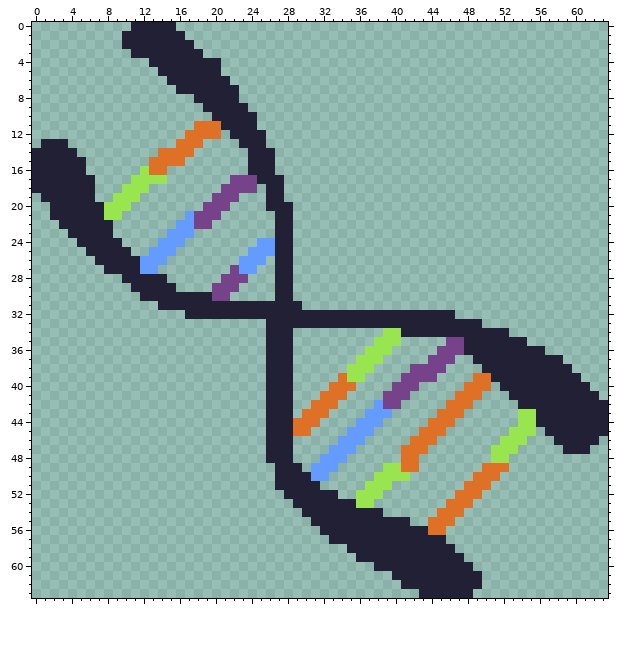
Two states of a pixel-art file, dna.aseprite. This is how it looked before the edit.
64x64 pixels, 1 frame.
The same view after the edit:
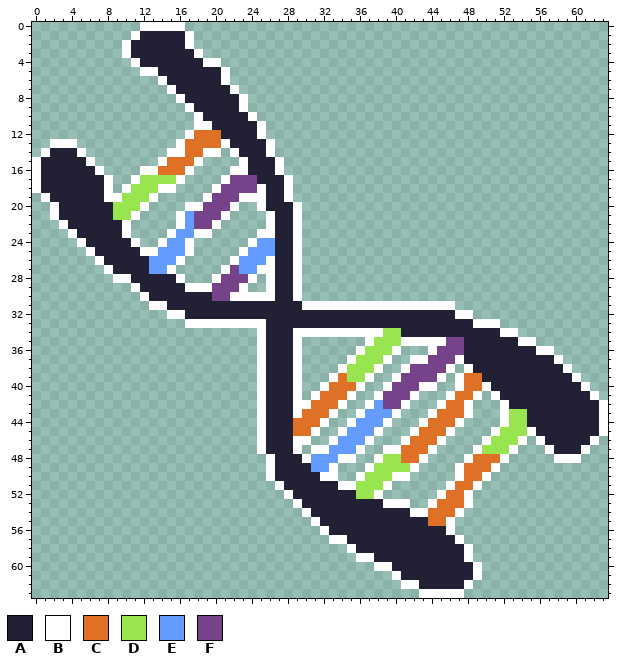
Palette (. is transparent): A #222034  B #ffffff  C #df7126  D #99e550  E #639bff  F #76428a
The edit:
Changed rows in their new state; - is an unchanged pixel.
first column x 0:
 0 -----------.BBBBB-----------------------------------------------
 1 ----------.B-----B----------------------------------------------
 2 ----------B------B----------------------------------------------
 3 ----------B-------B---------------------------------------------
 4 -----------BA------BB-------------------------------------------
 5 ------------BB-------B------------------------------------------
 6 --------------B------B------------------------------------------
 7 ---------------B------B-----------------------------------------
 8 ----------------BA-----B----------------------------------------
 9 -----------------BA----B----------------------------------------
10 ------------------BA----B---------------------------------------
11 ------------------BBA----B--------------------------------------
12 -----------------B---A---B--------------------------------------
13 -.BBB-----------B--CCBA---B-------------------------------------
14 .B---B--------.BB-CBB-BA--B-------------------------------------
15 B-----B------.B--CB----B---B------------------------------------
16 B-----AB----BB-CCB----BB---B------------------------------------
17 B------AB--B---DB----B------B-----------------------------------
18 B------AB-B--DBB----B----B--B-----------------------------------
19 -B-----ABB--DB-----B---BBB--B-----------------------------------
20 --B-----A--DB----BB---B--B---B----------------------------------
21 --B-----A-DB----B----B----B--B----------------------------------
22 ---B-----AB-----B---B-----B--B----------------------------------
23 ----B----AB----B--BB-----BB--B----------------------------------
24 -----B----AB--B--B------B----B----------------------------------
25 ------B----ABB--EB-----B-----B----------------------------------
26 -------B----A--EB-----B---B--B----------------------------------
27 --------B---A-EB-----B---BB--B----------------------------------
28 ---------BB----AB---B---B-B--B----------------------------------
29 -----------B----ABBB---B--B--B----------------------------------
30 ------------B---------BBBBB--B----------------------------------
31 -------------BB---------------BBBBBBBBBBBBBBBBB-----------------
32 ---------------BB------------------------------BB---------------
33 -----------------BBBBBBBBB-----------------------BBB------------
34 -------------------------B---BBBBBBBBBB-------------BB----------
35 -------------------------B---B-------B---BBBBB--------BB--------
36 -------------------------B---B------B---B---B-----------BB------
37 -------------------------B---B-----B---B--BB---BA---------B-----
38 -------------------------B---B----B---B--B----B-BA---------B----
39 -------------------------B---B---B---B--B----B-BC-A---------B---
40 -------------------------B---B--B---B--B---BB--B--BA---------B--
41 -------------------------B---B-B---B--B---B---B--B-BA---------B-
42 -------------------------B---BB---B--B---B---B--B---BA---------B
43 -------------------------B---B---B--B---B---B---B---BD-A-------B
44 -------------------------B------B--B---B---B---B----BD-A-------B
45 -------------------------B-----B--B---B---B---B----BD--BA------B
46 -------------------------B---BB--B---B---B---B----BD--B-BA----B-
47 -------------------------B---B-BB---B--BB---B----BD--B---BA--B--
48 --------------------------B--ABE--BB--BDD--B----BCCCB-----BBB---
49 --------------------------B---A--B---BD--DB----BCC-B.-----------
50 --------------------------B----ABB--BD--BB-----BC-B.------------
51 ---------------------------B----AABBD--B------BC-B.-------------
52 ----------------------------B-----AA--B------BC-B.--------------
53 -----------------------------B------AAABBB--BC--B---------------
54 ------------------------------B--------AAABBC--B----------------
55 -------------------------------B----------AA--B-----------------
56 --------------------------------B-----------AAB-----------------
57 ---------------------------------BB-----------AB----------------
58 -----------------------------------B-----------AB---------------
59 ------------------------------------BB----------B---------------
60 --------------------------------------BB---------B--------------
61 ----------------------------------------B--------B--------------
62 -----------------------------------------BB-----B.--------------
63 -------------------------------------------BBBBB.---------------
Boxes around the changes in both pictures, in picture pixels (x1, y1, x2, y2):
changed: (32, 22, 608, 598)
